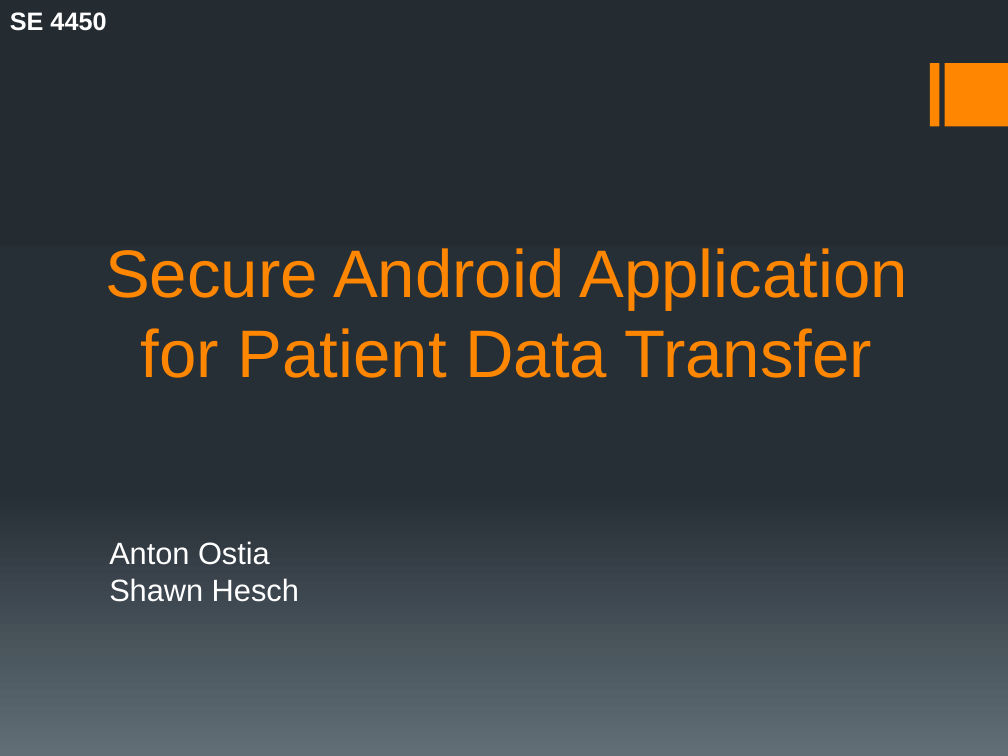
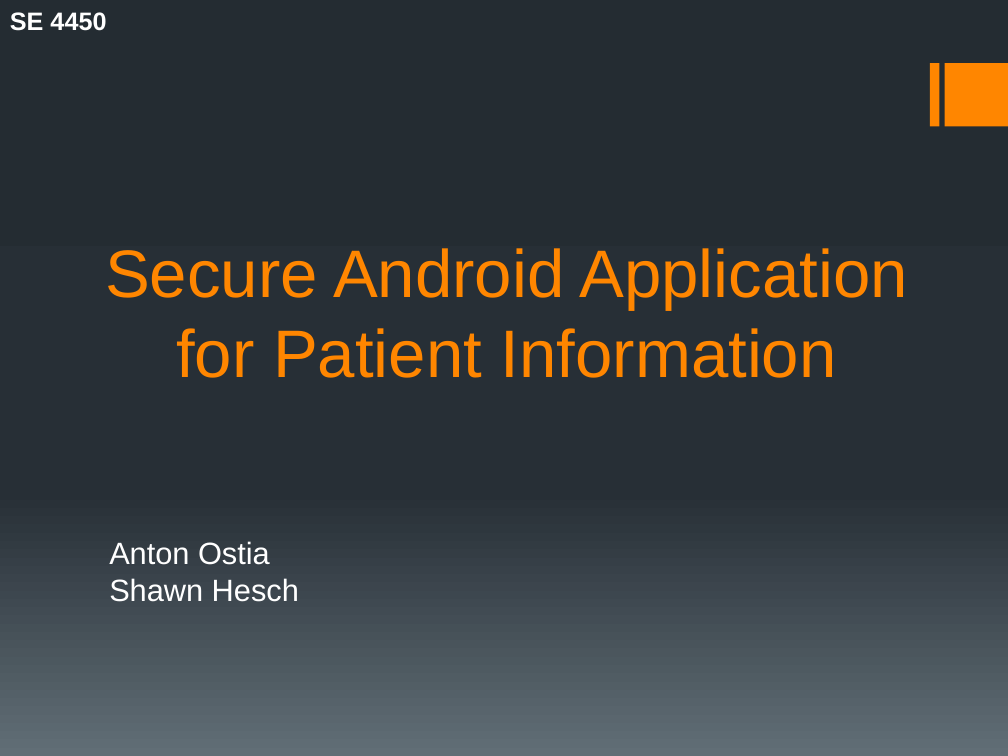
Before and after one commit to ShawnHesch/SAAPI, a slide deck: slide 1 of SAAPI_Walkthrough.pptx. Drawn at 1008x756 pixels with LibreOffice and Linux fonts; fonts in the diff are those of the drawing. Boxes give left, top, right and bottom in pixels: in the first picture for what was removed or moved away, otherwise in the second. Text is boxed around its words. In the diff, an @@ line names an element or a change of style, - is before the commit and + after.

```diff
--- a/SAAPI_Walkthrough.pptx
+++ b/SAAPI_Walkthrough.pptx
@@ title at (105,248,907,378): text changed @@
-Secure Android Application for Patient Data Transfer
+Secure Android Application for Patient Information
```
Also in this commit, not shown: 1 other slide changed.
